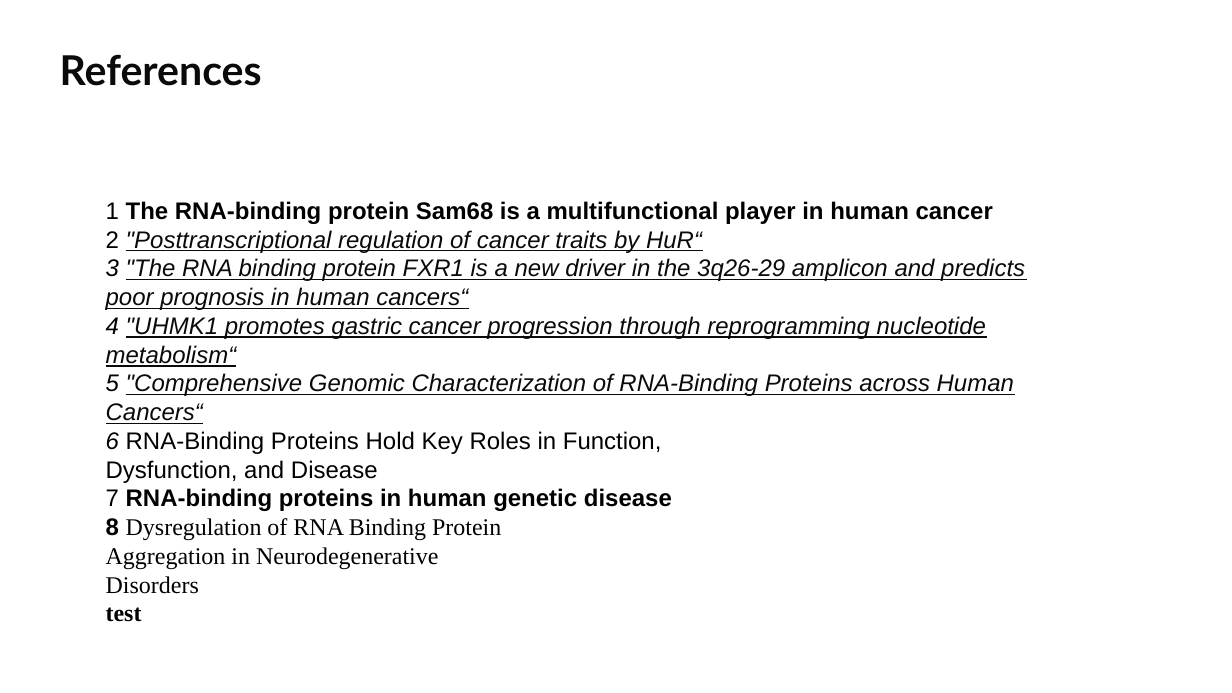
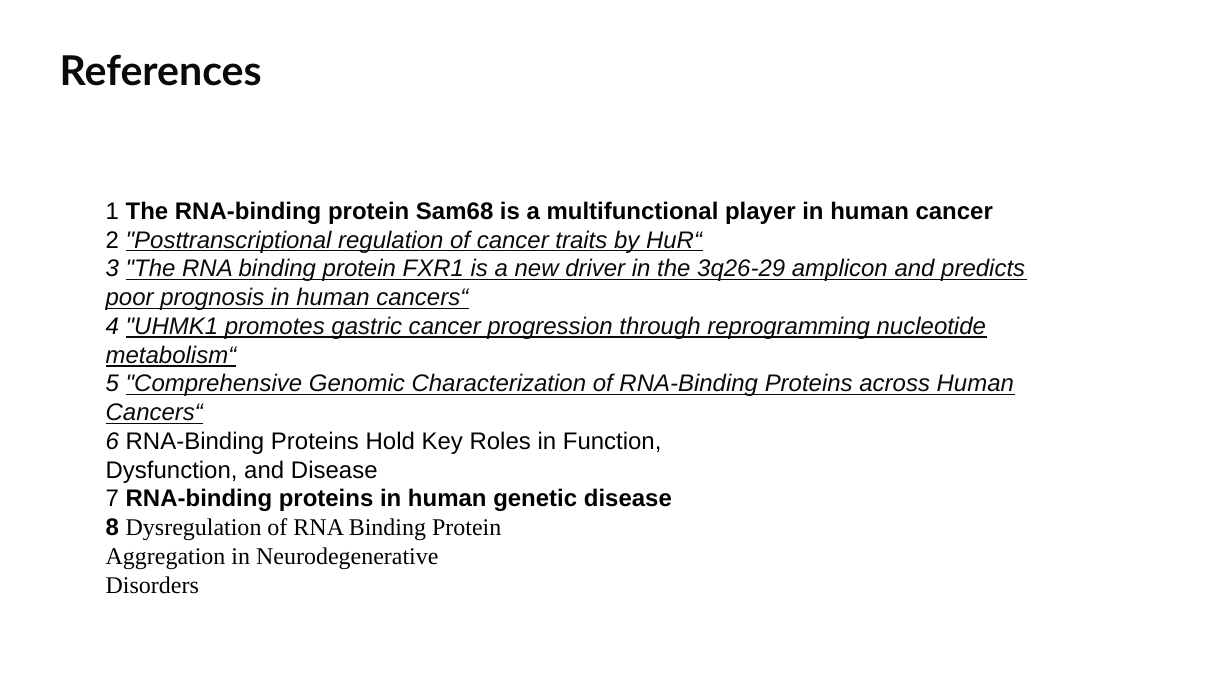
Before and after one commit to datascience-mobi-2022/2022-topic-03-team-02, a slide deck: slide 6 of projectproposal/PP.pptx. Drawn at 1232x693 pixels with LibreOffice and Linux fonts; fonts in the diff are those of the drawing. Boxes give left, top, right and bottom in pixels: in the first picture for what was removed or moved away, otherwise in the second. Text is boxed around its words. In the diff, an @@ line names an element or a change of style, - is before the commit and + after.

```diff
--- a/projectproposal/PP.pptx
+++ b/projectproposal/PP.pptx
@@ text at <box>106,607,142,622</box>: paragraph removed @@
-test
```
